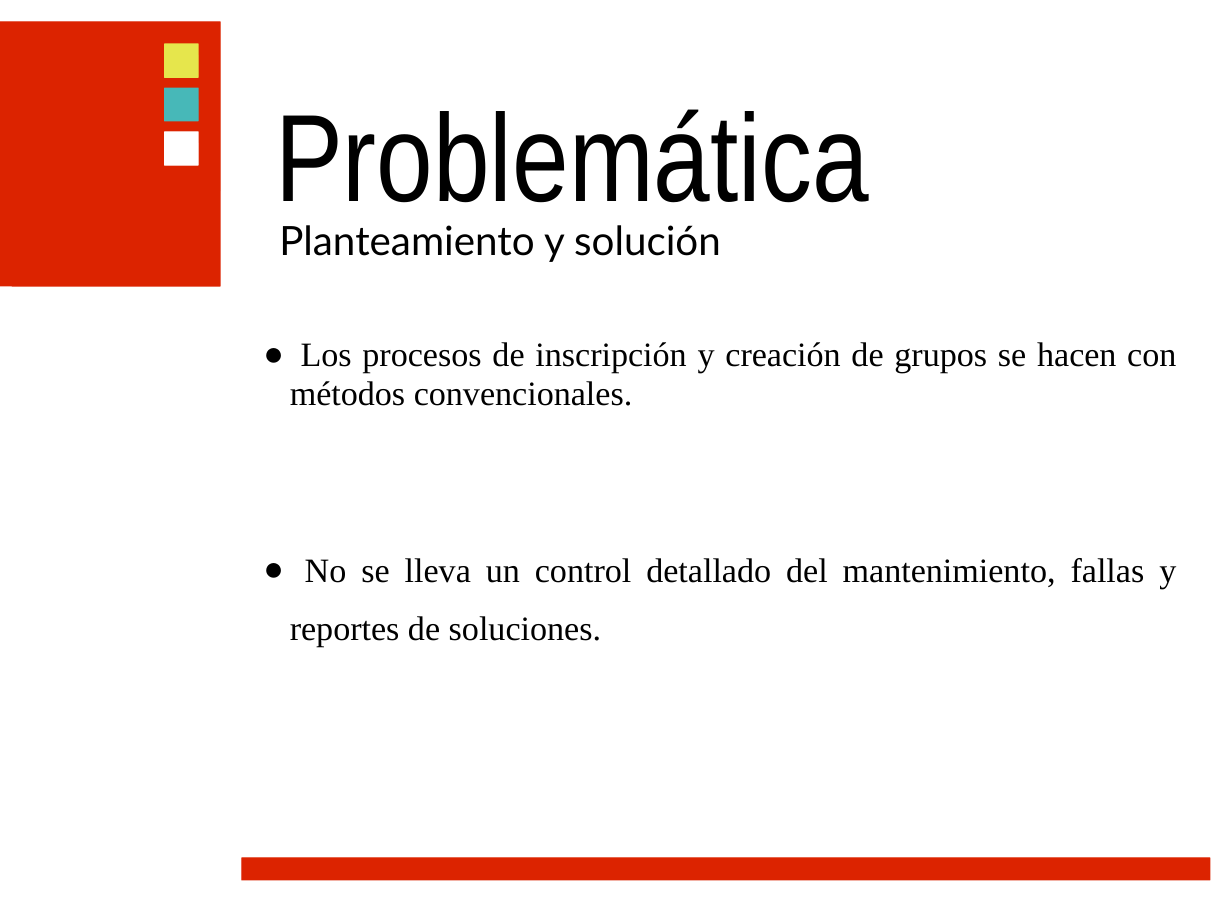
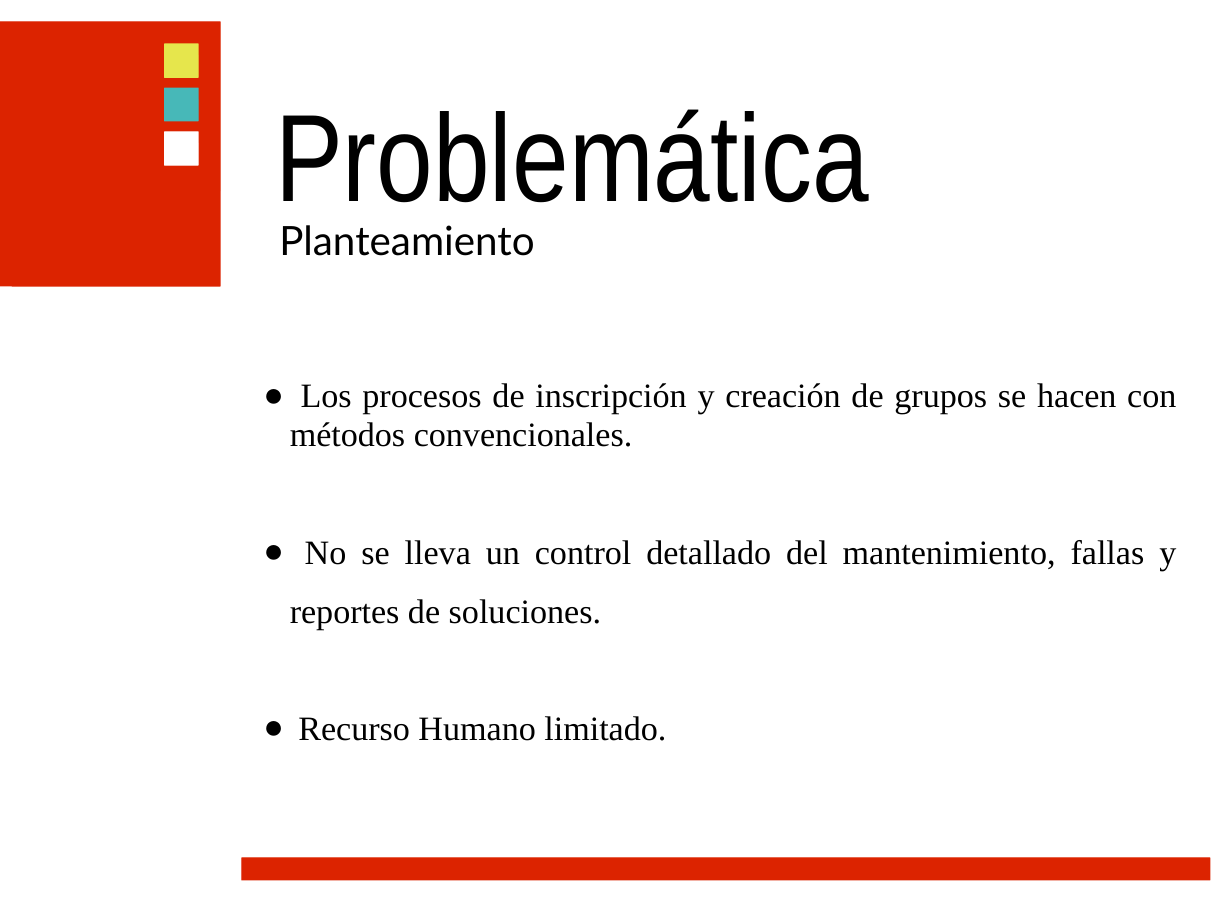
Before and after one commit to ramayac/jhard, a slide deck: slide 6 of presentaciones/primera defensa/jhard.ppt (slide 8 before the commit). Drawn at 1232x924 pixels with LibreOffice and Linux fonts; fonts in the diff are those of the drawing; background and template pictures are left out. Boxes give left, top, right and bottom in pixels: in the first picture for what was removed or moved away, otherwise in the second. Text is boxed around its words. In the diff, an @@ line names an element or a change of style, - is before the commit and + after.

```diff
--- a/presentaciones/primera defensa/jhard.ppt
+++ b/presentaciones/primera defensa/jhard.ppt
@@ text at box(279, 225, 534, 256): text changed @@
-Planteamiento y solución
+Planteamiento
@@ text at box(298, 716, 666, 741): paragraph added @@
+● Recurso Humano limitado.
```
Also in this commit, not shown: 4 other slides changed, 2 slides added, 2 slides removed.
